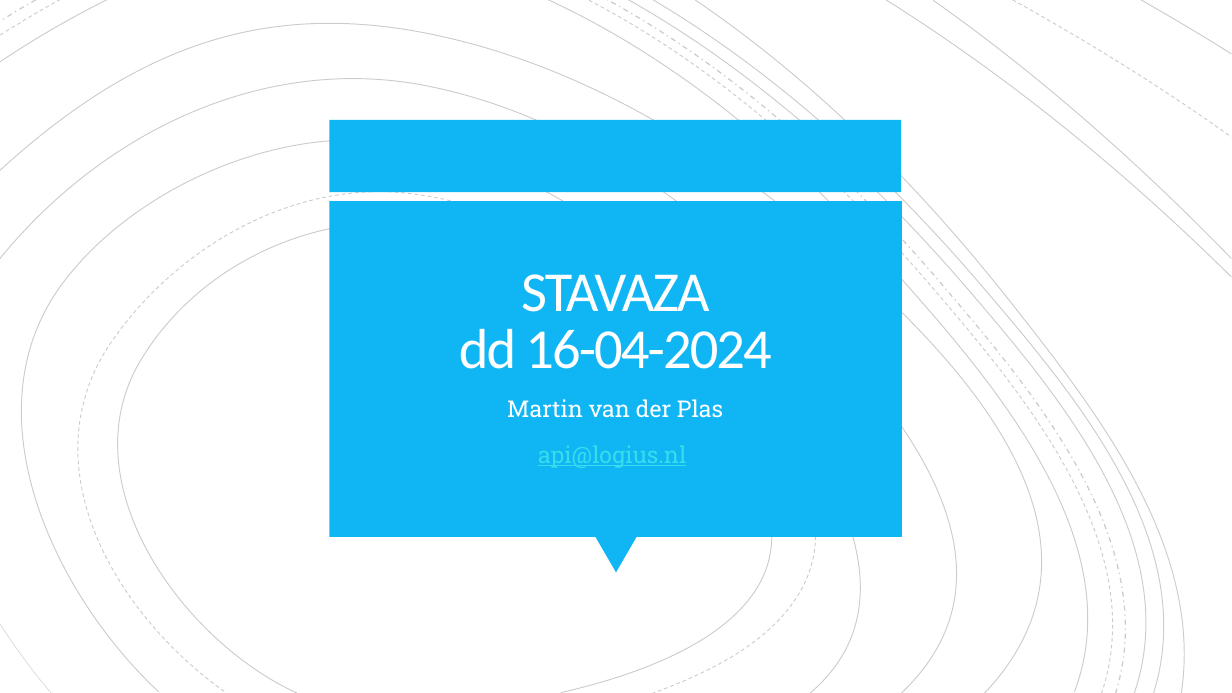
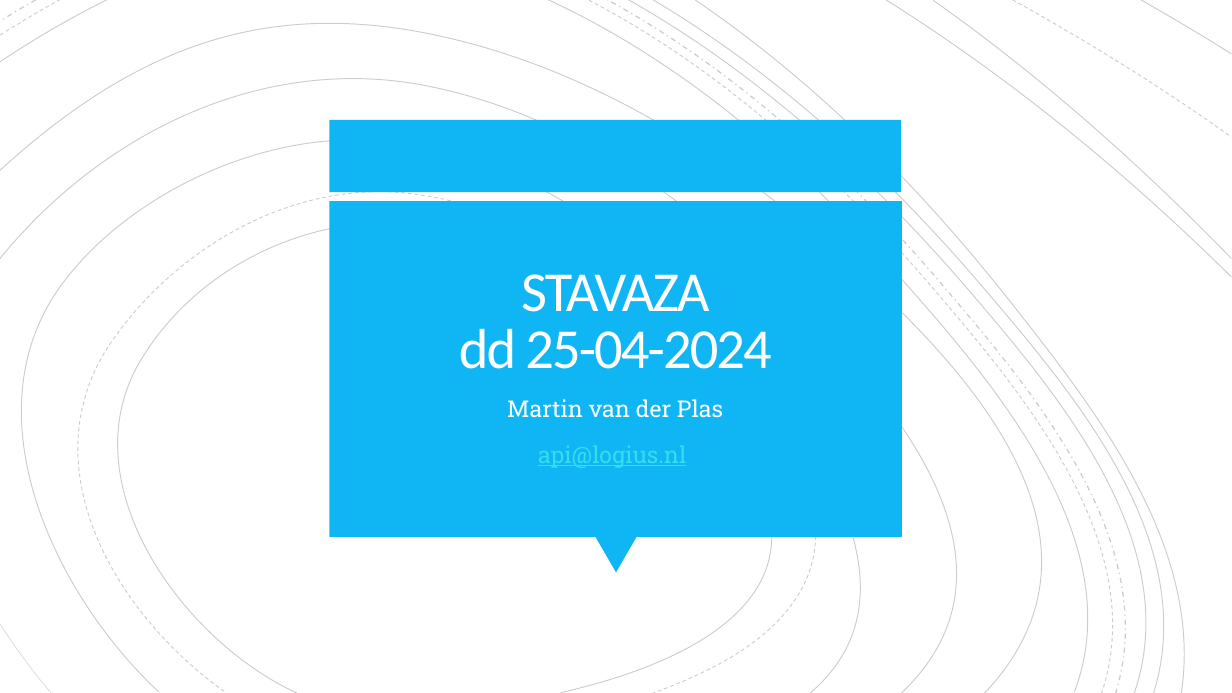
Before and after one commit to Logius-standaarden/Overleg, a slide deck: slide 5 of API/2024-04-25/Stavaza ADR2 procedures.pptx. Drawn at 1232x693 pixels with LibreOffice and Linux fonts; fonts in the diff are those of the drawing. Boxes give left, top, right and bottom in pixels: in the first picture for what was removed or moved away, otherwise in the second. Text is boxed around its words. In the diff, an @@ line names an element or a change of style, - is before the commit and + after.

```diff
--- a/API/2024-04-25/Stavaza ADR2 procedures.pptx
+++ b/API/2024-04-25/Stavaza ADR2 procedures.pptx
@@ title at (x1=459, y1=274, x2=771, y2=369): text changed @@
-STAVAZA
-dd 16-04-2024
+STAVAZA
+dd 25-04-2024
```
Also in this commit, not shown: 3 other slides changed, 1 other file.
